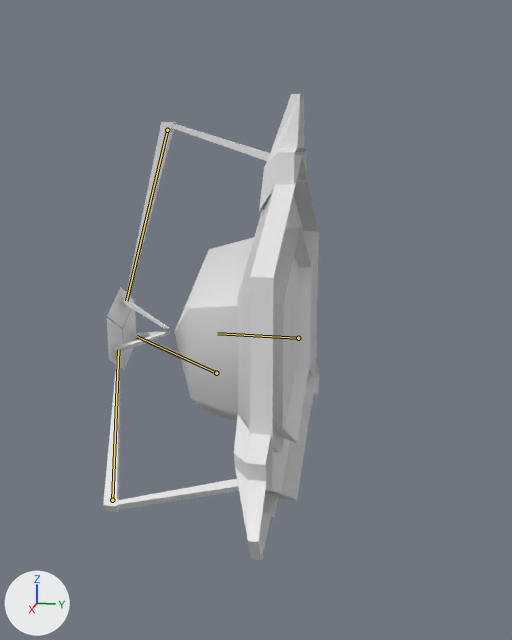
The Blender file assets/models/props/combine_ball_launcher.blend, before and after one commit.
Before and after are seen from a 50 mm lens placed at (2.45, 0.33, 0.67), pointed at (0.03, -0.15, 0.07). Every picture has the same lights, and +X, +Y and +Z are marked at lower left. The bones that bend it are drawn over the model as lines.

Names of what the first picture shows: 'ball_launcher'.
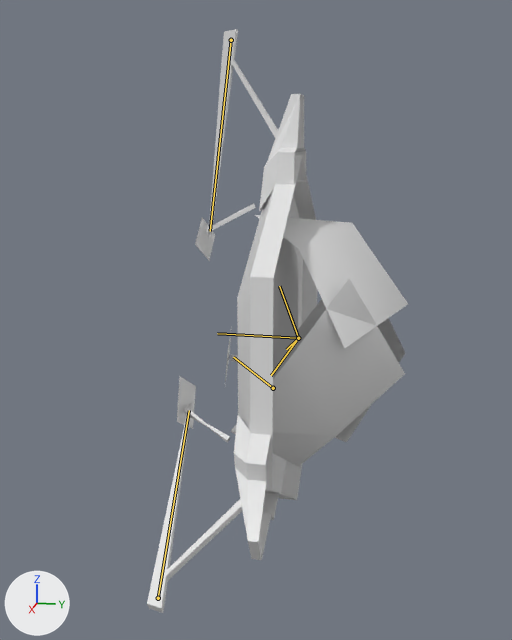
Commit message: Work on ball polish

The newer file adds an action. The first version stands in its rest pose; the second is drawn at frame 5 of the action 'launch'.

Boxes (x1, y1, x2, y2) around the edits, measured in the pictures (512 x 640 px):
```json
{"object": "ball_launcher", "change": "posed", "before": [103, 94, 319, 560], "after": [147, 29, 408, 613], "on screen": "21% wider, 25% taller"}
{"bone": "Cover0", "before": "(298, 338) to (244, 335)", "after": "(298, 338) to (279, 286)"}
{"bone": "Arm0", "before": "(167, 130) to (126, 301)", "after": "(231, 40) to (210, 231)"}
{"bone": "Cover1", "before": "(298, 338) to (244, 335)", "after": "(298, 338) to (271, 375)"}
{"bone": "Cover2", "before": "(298, 338) to (244, 335)", "after": "(298, 338) to (286, 349)"}
{"bone": "Arm1", "before": "(112, 500) to (118, 349)", "after": "(158, 598) to (189, 410)"}
{"bone": "Arm2", "before": "(216, 373) to (137, 336)", "after": "(273, 388) to (233, 357)"}
```

Scene script edits in JSON lines:
```json
{"block": "bone_cover0", "where": "bone_cover0 = bpy.data.objects['Armature'].pose.bones['Cover0']"}
{"op": "set", "path": "bone_cover0.rotation_quaternion", "old": "(1.0, 0.0, 0.0, 0.0)", "new": "(0.821, -0.57, 0.0, 0.0)", "note": "degrees (0, 0, 0) -> degrees (-70, 0, 0)"}
{"block": "bone_arm0", "where": "bone_arm0 = bpy.data.objects['Armature'].pose.bones['Arm0']"}
{"op": "set", "path": "bone_arm0.location", "old": "(0.0, 0.0, 0.0)", "new": "(0.0, -0.341, 0.14)"}
{"op": "set", "path": "bone_arm0.rotation_quaternion", "old": "(1.0, 0.0, 0.0, 0.0)", "new": "(0.997, 0.078, 0.0, 0.0)", "note": "degrees (0, 0, 0) -> degrees (9, 0, 0)"}
{"block": "bone_cover1", "where": "bone_cover1 = bpy.data.objects['Armature'].pose.bones['Cover1']"}
{"op": "set", "path": "bone_cover1.rotation_quaternion", "old": "(1.0, 0.0, 0.0, 0.0)", "new": "(0.823, 0.284, 0.0, -0.492)", "note": "degrees (0, 0, 0) -> degrees (29, 16, -58)"}
{"block": "bone_cover2", "where": "bone_cover2 = bpy.data.objects['Armature'].pose.bones['Cover2']"}
{"op": "set", "path": "bone_cover2.rotation_quaternion", "old": "(1.0, 0.0, 0.0, 0.0)", "new": "(0.82, 0.286, 0.0, 0.496)", "note": "degrees (0, 0, 0) -> degrees (29, -17, 58)"}
{"block": "bone_arm1", "where": "bone_arm1 = bpy.data.objects['Armature'].pose.bones['Arm1']"}
{"op": "set", "path": "bone_arm1.location", "old": "(0.0, 0.0, 0.0)", "new": "(0.134, -0.328, 0.0)"}
{"op": "set", "path": "bone_arm1.rotation_quaternion", "old": "(1.0, 0.0, 0.0, 0.0)", "new": "(0.996, 0.0, 0.0, -0.087)", "note": "degrees (0, 0, 0) -> degrees (0, 0, -10)"}
{"block": "bone_arm2", "where": "bone_arm2 = bpy.data.objects['Armature'].pose.bones['Arm2']"}
{"op": "set", "path": "bone_arm2.location", "old": "(0.0, 0.0, 0.0)", "new": "(0.0, -0.34, -0.138)"}
{"op": "set", "path": "bone_arm2.rotation_quaternion", "old": "(1.0, 0.0, 0.0, 0.0)", "new": "(0.996, -0.084, 0.0, 0.0)", "note": "degrees (0, 0, 0) -> degrees (-10, 0, 0)"}
```
